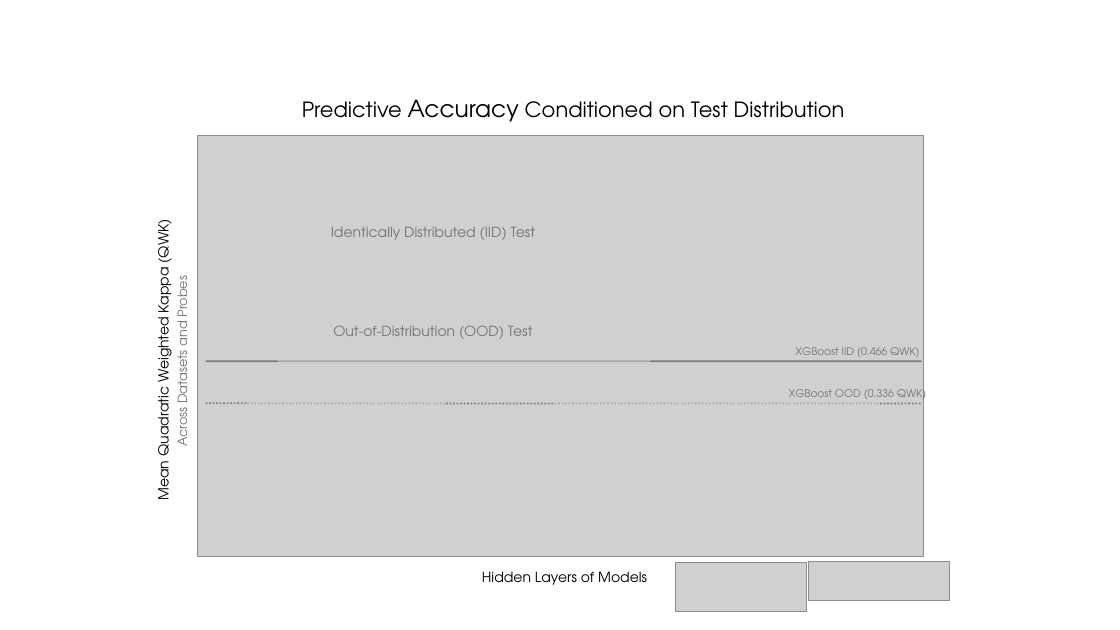
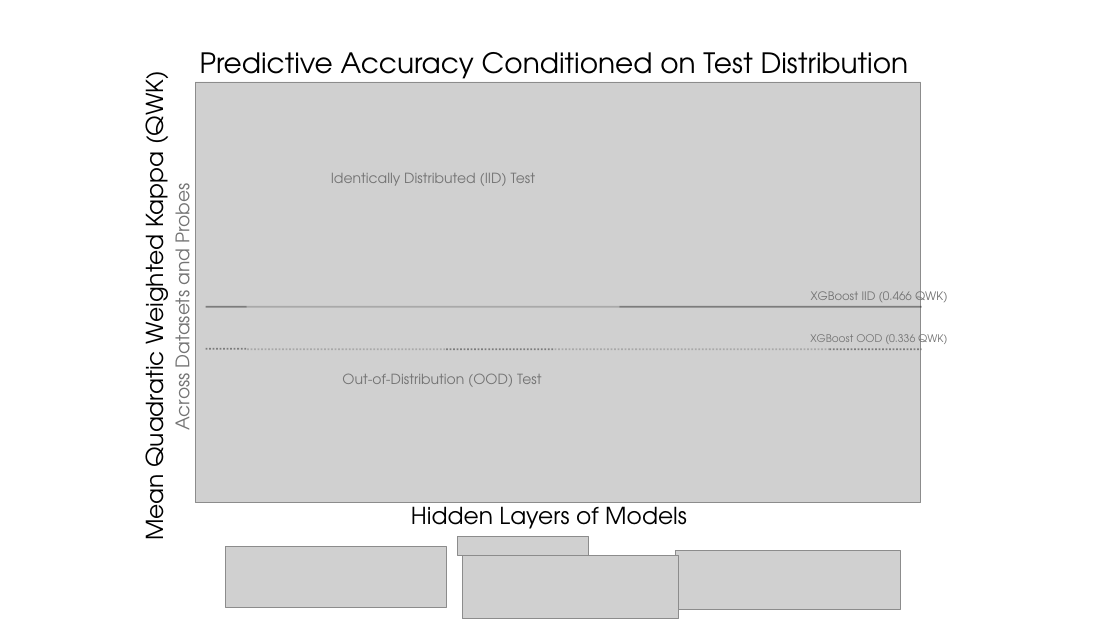
Before and after one commit to INTERACT-LLM/proficiency-probing, a slide deck: slide 1 of src/plots/Plots_Design.pptx. Drawn at 1120x630 pixels with LibreOffice and Linux fonts; fonts in the diff are those of the drawing; grey boxes stand for pictures. Boxes give left, top, right and bottom in pixels: in the first picture for what was removed or moved away, otherwise in the second. Text is boxed around its words. In the diff, an @@ line names an element or a change of style, - is before the commit and + after.

```diff
--- a/src/plots/Plots_Design.pptx
+++ b/src/plots/Plots_Design.pptx
@@ text "Mean Quadratic Weighted Kappa (QWK)": place and size @@
-text "Mean Quadratic Weighted Kappa (QWK)" at (152,223,176,499)
+text "Mean Quadratic Weighted Kappa (QWK)" at (135,79,175,539)
@@ text "Mean Quadratic Weighted Kappa (QWK)" at (135,79,175,539): size 12 to 20 pt @@
@@ text "Predictive Accuracy Conditioned on Test ...": place and size @@
-text "Predictive Accuracy Conditioned on Test ..." at (302,99,845,122)
+text "Predictive Accuracy Conditioned on Test ..." at (200,52,909,87)
@@ text "Predictive Accuracy Conditioned on Test ..." at (200,52,909,87): size 18 to 24 pt in "Predictive Conditioned on Test Distribution"; size 20 to 24 pt in "Accuracy" @@
@@ text "Across Datasets and Probes": place and size @@
-text "Across Datasets and Probes" at (172,281,194,446)
+text "Across Datasets and Probes" at (167,189,199,429)
@@ text "Across Datasets and Probes" at (167,189,199,429): size 11 to 16 pt @@
@@ 3 lines, 1 text, 1 picture: place and size @@
-3 lines, 1 text, 1 picture at (197,135,923,556)
+3 lines, 1 text, 1 picture at (195,82,921,503)
@@ text "XGBoost IID (0.466 QWK)": place and size @@
-text "XGBoost IID (0.466 QWK)" at (796,347,919,361)
+text "XGBoost IID (0.466 QWK)" at (811,288,947,306)
@@ text "XGBoost IID (0.466 QWK)" at (811,288,947,306): size 9 to 10 pt @@
@@ line moved from (206, 361) - (278, 361) to (206, 307) - (247, 307) @@
@@ line moved from (278, 361) - (650, 361) to (247, 307) - (620, 307) @@
@@ line moved from (650, 361) - (922, 361) to (620, 307) - (922, 307) @@
@@ text "XGBoost OOD (0.336 QWK)": place and size @@
-text "XGBoost OOD (0.336 QWK)" at (789,386,926,403)
+text "XGBoost OOD (0.336 QWK)" at (810,331,947,348)
@@ line moved from (555, 403) - (881, 403) to (555, 350) - (830, 350) @@
@@ line moved from (881, 403) - (922, 403) to (830, 350) - (922, 350) @@
@@ text "Out-of-Distribution (OOD) Test": place and size @@
-text "Out-of-Distribution (OOD) Test" at (333,325,533,339)
+text "Out-of-Distribution (OOD) Test" at (342,373,542,387)
@@ text "Hidden Layers of Models" at (411,500,687,529): size 12 to 20 pt @@
@@ text "Hidden Layers of Models": place and size @@
-text "Hidden Layers of Models" at (482,571,647,585)
+text "Hidden Layers of Models" at (411,500,687,529)
@@ picture added at (458,536,589,555) @@
@@ picture: place and size @@
-picture at (808,561,950,601)
+picture at (226,546,446,607)
@@ picture added at (462,555,679,619) @@
@@ picture removed at (676,562,807,612) @@
@@ picture added at (676,551,901,610) @@
```
Also in this commit, not shown: 4 other slides changed, 2 slides added, 1 slide removed, 7 other files.
